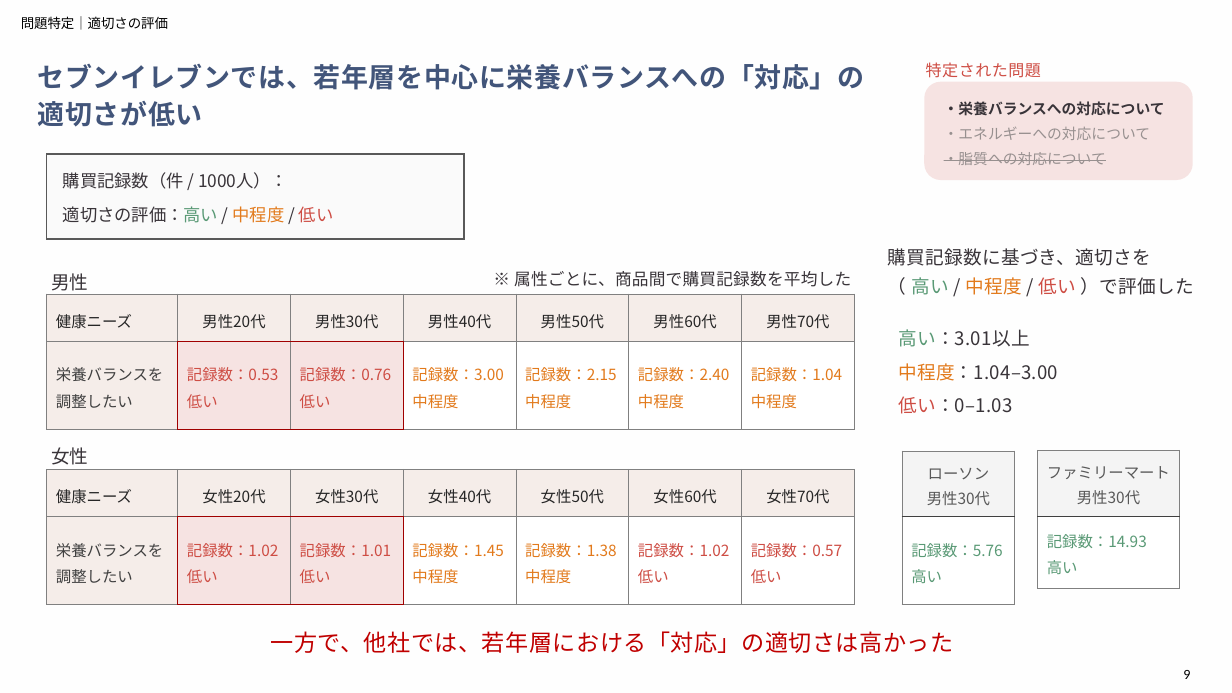
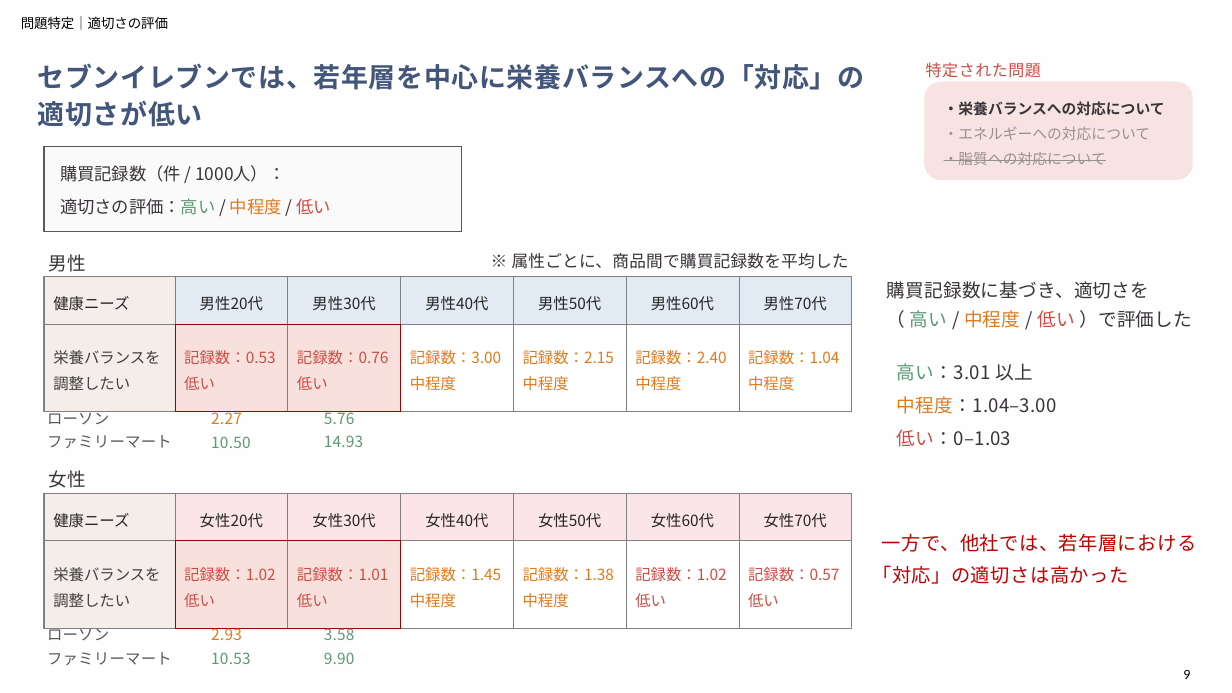
Before and after one commit to aoiseki0415/Accenture_CEO, a slide deck: slide 9 of 提出物一覧/アクセンチュア_最終報告（作成中）.pptx. Drawn at 1232x693 pixels with LibreOffice and Linux fonts; fonts in the diff are those of the drawing. Boxes give left, top, right and bottom in pixels: in the first picture for what was removed or moved away, otherwise in the second. Text is boxed around its words. In the diff, an @@ line names an element or a change of style, - is before the commit and + after.

```diff
--- a/提出物一覧/アクセンチュア_最終報告（作成中）.pptx
+++ b/提出物一覧/アクセンチュア_最終報告（作成中）.pptx
@@ rectangle: place and size @@
-rectangle at <box>47,154,465,239</box>
+rectangle at <box>44,146,462,231</box>
@@ text "購買記録数（件 / 1000人）：": place and size @@
-text "購買記録数（件 / 1000人）：" at <box>63,172,288,189</box>
+text "購買記録数（件 / 1000人）：" at <box>60,165,285,182</box>
@@ text "適切さの評価：高い / 中程度 / 低い": place and size @@
-text "適切さの評価：高い / 中程度 / 低い" at <box>63,206,334,223</box>
+text "適切さの評価：高い / 中程度 / 低い" at <box>60,198,331,215</box>
@@ text "男性": place and size @@
-text "男性" at <box>51,273,89,291</box>
+text "男性" at <box>48,254,86,272</box>
@@ text "※ 属性ごとに、商品間で購買記録数を平均した": place and size @@
-text "※ 属性ごとに、商品間で購買記録数を平均した" at <box>514,271,851,287</box>
+text "※ 属性ごとに、商品間で購買記録数を平均した" at <box>512,253,849,269</box>
@@ text "購買記録数に基づき、適切さを （ 高い / 中程度 ...": place and size @@
-text "購買記録数に基づき、適切さを （ 高い / 中程度 ..." at <box>888,248,1194,295</box>
+text "購買記録数に基づき、適切さを （ 高い / 中程度 ..." at <box>887,281,1192,328</box>
@@ table at <box>44,276,852,396</box> @@
@@ fill #F5EDE9 to #A3BDDF at 30% opacity in 6 cells @@
@@ fill #CE4D44 at 15% opacity to #DA3E22 at 15% opacity in 2 cells @@
@@ table: place and size @@
-table at <box>47,294,855,414</box>
+table at <box>44,276,852,396</box>
@@ text at <box>897,363,1033,381</box>: spaces changed @@
-高い：3.01以上
+高い：3.01 以上
@@ text added at <box>47,411,172,448</box>, 12 pt, text #595959 @@
+ローソン
+ファミリーマート
@@ text added at <box>211,411,250,448</box>, 12 pt, text #599975 @@
+2.27
+10.50
@@ text added at <box>324,411,363,447</box>, 12 pt, text #599975 @@
+5.76
+14.93
@@ text "女性": place and size @@
-text "女性" at <box>51,447,89,465</box>
+text "女性" at <box>48,470,86,488</box>
@@ table removed at <box>902,451,1015,590</box>, 2 rows, 1 columns @@
-ローソン 男性30代
-記録数：5.76 高い
@@ table removed at <box>1038,450,1180,589</box>, 2 rows, 1 columns @@
-ファミリーマート 男性30代
-記録数：14.93 高い
@@ table at <box>44,494,852,614</box> @@
@@ fill #F5EDE9 to #F07488 at 18% opacity in 6 cells @@
@@ fill #CE4D44 at 15% opacity to #DA3E22 at 15% opacity in 2 cells @@
@@ table: place and size @@
-table at <box>47,470,855,590</box>
+table at <box>44,494,852,614</box>
@@ text "一方で、他社では、若年層における「対応」の適切さは高かった": place and size @@
-text "一方で、他社では、若年層における「対応」の適切さは高かった" at <box>270,631,953,653</box>
+text "一方で、他社では、若年層における「対応」の適切さは高かった" at <box>872,533,1197,584</box>
@@ text "一方で、他社では、若年層における「対応」の適切さは高かった" at <box>872,533,1197,584</box>: size 18 to 15 pt @@
@@ text added at <box>47,628,172,665</box>, 12 pt, text #595959 @@
+ローソン
+ファミリーマート
@@ text added at <box>211,628,250,664</box>, 12 pt, text #599975 @@
+2.93
+10.53
@@ text added at <box>324,628,355,664</box>, 12 pt, text #599975 @@
+3.58
+9.90
```
Also in this commit, not shown: 10 other slides changed, 2 slides added, 2 slides removed.
